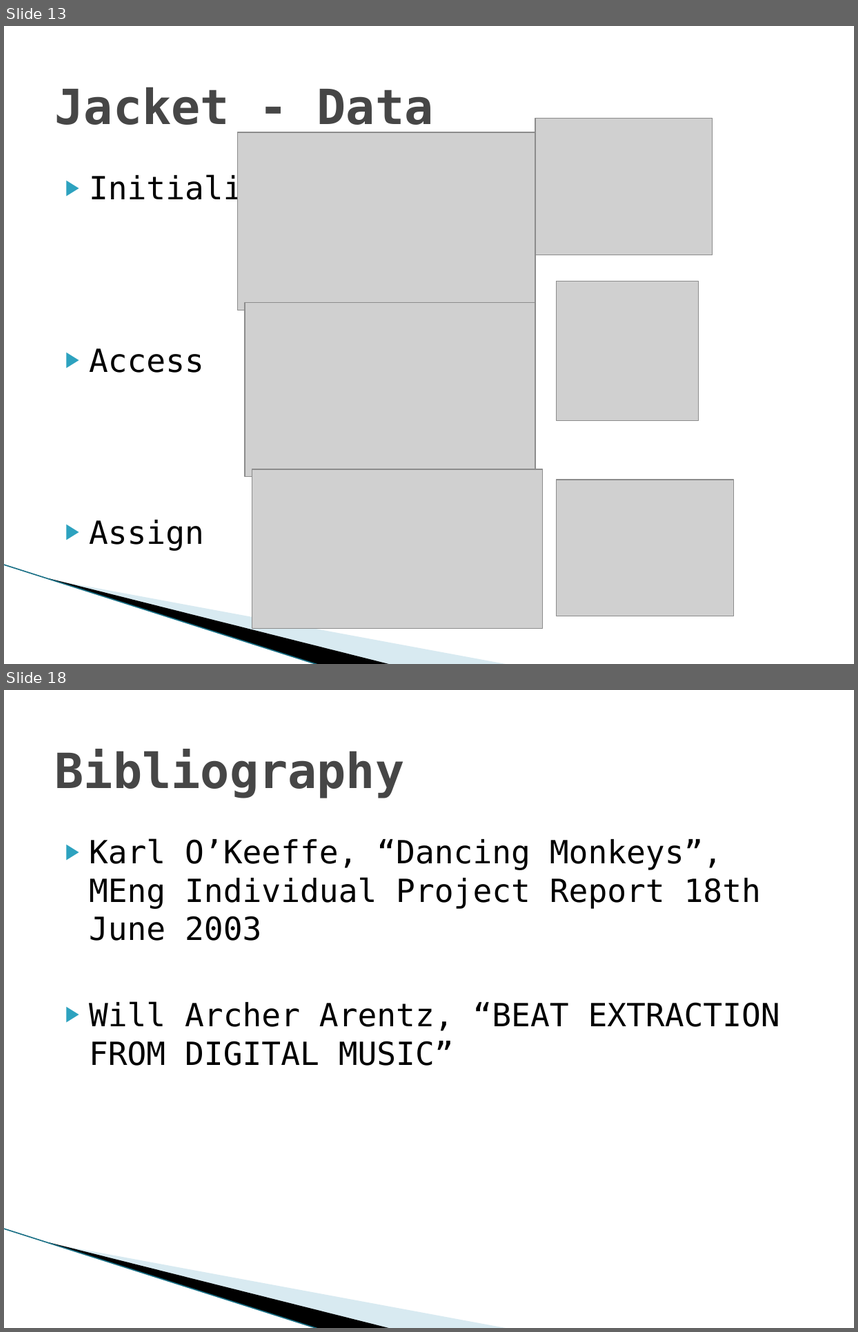
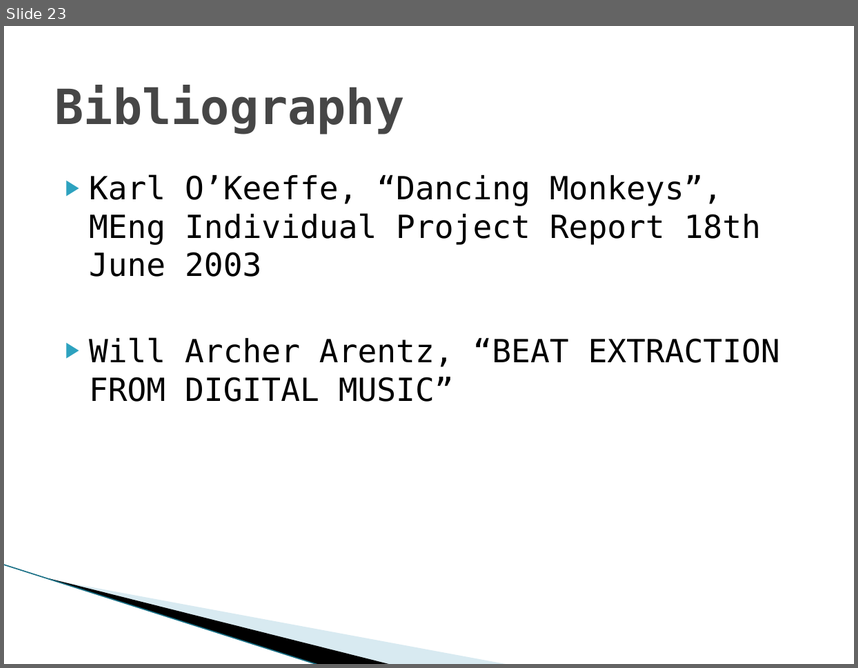
Before and after one commit to Keripo/DancingMonkeysAccelerated, a slide deck: final/presentation.pptx. Shown one above the other, each under a label of ours: slides 13 and 18 before the commit, slide 23 after it; the slides between them are not shown. The pictures are 858x1332 and 858x668 pixels, drawn with LibreOffice and Linux fonts; fonts in the diff are those of the drawing; grey boxes stand for pictures; background and template pictures are left out. Boxes give left, top, right and bottom in pixels: in the first picture for what was removed or moved away, otherwise in the second. Text is boxed around its words. In the diff, an @@ line names an element or a change of style, - is before the commit and + after.

```diff
--- a/final/presentation.pptx
+++ b/final/presentation.pptx
@@ slide 13 removed at box(4, 26, 854, 664), background #FFFFFF; not listed: 3 template elements that a slide beside it also shows @@
@@ title removed at box(55, 87, 434, 134) @@
-Jacket - Data
@@ picture removed at box(535, 118, 712, 254) @@
@@ picture removed at box(238, 132, 535, 310) @@
@@ text removed at box(89, 174, 281, 550) @@
-▶ Initialize
-▶ Access
-▶ Assign
@@ picture removed at box(557, 281, 699, 421) @@
@@ picture removed at box(245, 302, 535, 477) @@
@@ picture removed at box(252, 469, 543, 628) @@
@@ picture removed at box(557, 479, 733, 616) @@
@@ what was slide 18 is now slide 23 @@
```
Also in this commit, not shown: 6 slides changed, 11 slides added, 5 other slides removed.
